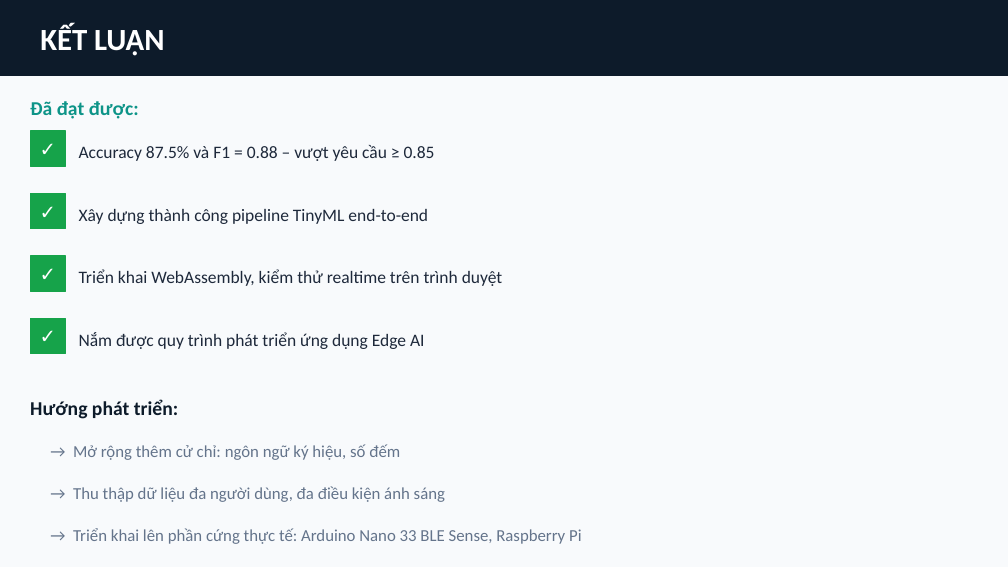
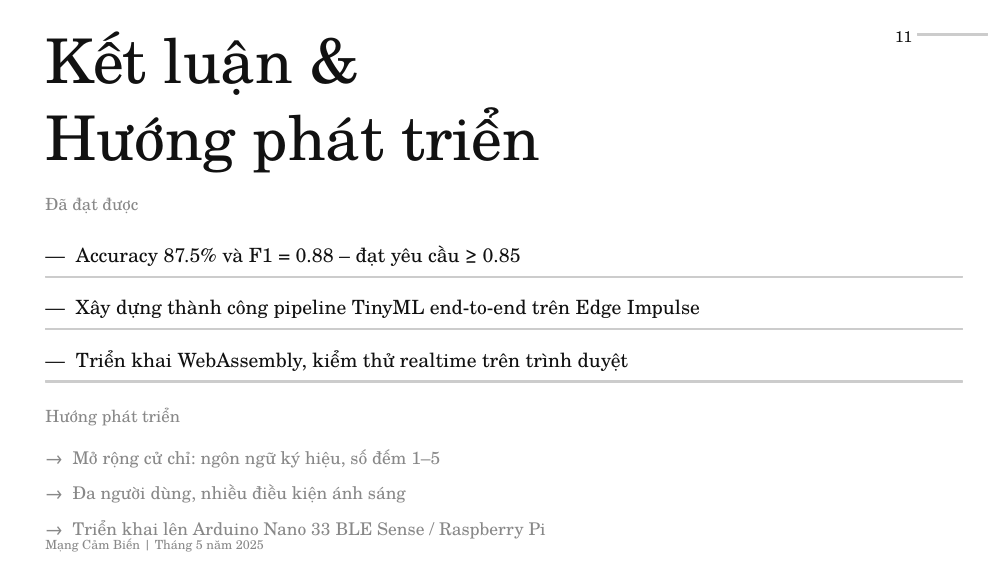
Before and after one commit to zrad224/mangcambien-cuoiky-N23DCCI018, a slide deck: slide 11 of docs/PhamAnDung_slide_cuoiky.pptx (slide 12 before the commit). Drawn at 1008x567 pixels with LibreOffice and Linux fonts; fonts in the diff are those of the drawing. Boxes give left, top, right and bottom in pixels: in the first picture for what was removed or moved away, otherwise in the second. Text is boxed around its words. In the diff, an @@ line names an element or a change of style, - is before the commit and + after.

```diff
--- a/docs/PhamAnDung_slide_cuoiky.pptx
+++ b/docs/PhamAnDung_slide_cuoiky.pptx
@@ background #F8FAFC to #FFFFFF @@
@@ rectangle removed at bbox=[0, 0, 1008, 76] @@
@@ text at bbox=[45, 31, 540, 173]: text changed; size 22 to 44 pt; font Calibri to TeX Gyre Schola; text colour #FFFFFF to #111111; bold off @@
-KẾT LUẬN
+Kết luận &
+Hướng phát triển
@@ text added at bbox=[895, 31, 912, 42], 11 pt, text #111111 @@
+11
@@ rectangle added at bbox=[917, 33, 988, 35], fill #CCCCCC, outline #CCCCCC 1 pt @@
@@ rectangle removed at bbox=[30, 131, 66, 166] @@
@@ text removed at bbox=[30, 131, 66, 166] @@
-✓
@@ rectangle removed at bbox=[30, 194, 66, 229] @@
@@ text removed at bbox=[30, 194, 66, 229] @@
-✓
@@ text at bbox=[45, 198, 138, 213]: text changed; size 14 to 12 pt; font Calibri to TeX Gyre Schola; text colour #0D9488 to #888888; bold off @@
-Đã đạt được:
+Đã đạt được
@@ rectangle removed at bbox=[30, 256, 66, 291] @@
@@ text removed at bbox=[30, 256, 66, 291] @@
-✓
@@ text at bbox=[76, 245, 521, 266]: text changed; size 12.5 to 14 pt; font Calibri to TeX Gyre Schola; text colour #1E293B to #111111 @@
-Accuracy 87.5% và F1 = 0.88 – vượt yêu cầu ≥ 0.85
+— Accuracy 87.5% và F1 = 0.88 – đạt yêu cầu ≥ 0.85
@@ rectangle added at bbox=[45, 276, 963, 277], fill #CCCCCC, outline #CCCCCC 1 pt @@
@@ text at bbox=[76, 299, 700, 318]: text changed; size 12.5 to 14 pt; font Calibri to TeX Gyre Schola; text colour #1E293B to #111111 @@
-Xây dựng thành công pipeline TinyML end-to-end
+— Xây dựng thành công pipeline TinyML end-to-end trên Edge Impulse
@@ rectangle removed at bbox=[30, 319, 66, 354] @@
@@ text removed at bbox=[30, 319, 66, 354] @@
-✓
@@ rectangle added at bbox=[45, 329, 963, 330], fill #CCCCCC, outline #CCCCCC 1 pt @@
@@ text at bbox=[76, 350, 628, 371]: text changed; size 12.5 to 14 pt; font Calibri to TeX Gyre Schola; text colour #1E293B to #111111 @@
-Triển khai WebAssembly, kiểm thử realtime trên trình duyệt
+— Triển khai WebAssembly, kiểm thử realtime trên trình duyệt
@@ text removed at bbox=[79, 332, 425, 349] @@
-Nắm được quy trình phát triển ứng dụng Edge AI
@@ rectangle added at bbox=[45, 381, 963, 382], fill #CCCCCC, outline #CCCCCC 1 pt @@
@@ text at bbox=[45, 408, 180, 426]: text changed; size 14 to 12 pt; font Calibri to TeX Gyre Schola; text colour #0D1B2A to #888888; bold off @@
-Hướng phát triển:
+Hướng phát triển
@@ text at bbox=[73, 449, 440, 468]: text changed; size 12 to 12.5 pt; font Calibri to TeX Gyre Schola; text colour #64748B to #888888 @@
-→ Mở rộng thêm cử chỉ: ngôn ngữ ký hiệu, số đếm
+→ Mở rộng cử chỉ: ngôn ngữ ký hiệu, số đếm 1–5
@@ text at bbox=[73, 484, 406, 503]: text changed; size 12 to 12.5 pt; font Calibri to TeX Gyre Schola; text colour #64748B to #888888 @@
-→ Thu thập dữ liệu đa người dùng, đa điều kiện ánh sáng
+→ Đa người dùng, nhiều điều kiện ánh sáng
@@ text added at bbox=[45, 538, 264, 552], 9 pt, text #888888 @@
+Mạng Cảm Biến | Tháng 5 năm 2025
@@ text at bbox=[73, 520, 546, 541]: text changed; size 12 to 12.5 pt; font Calibri to TeX Gyre Schola; text colour #64748B to #888888 @@
-→ Triển khai lên phần cứng thực tế: Arduino Nano 33 BLE Sense, Raspberry Pi
+→ Triển khai lên Arduino Nano 33 BLE Sense / Raspberry Pi
```
Also in this commit, not shown: 12 other slides changed, 1 slide removed.
